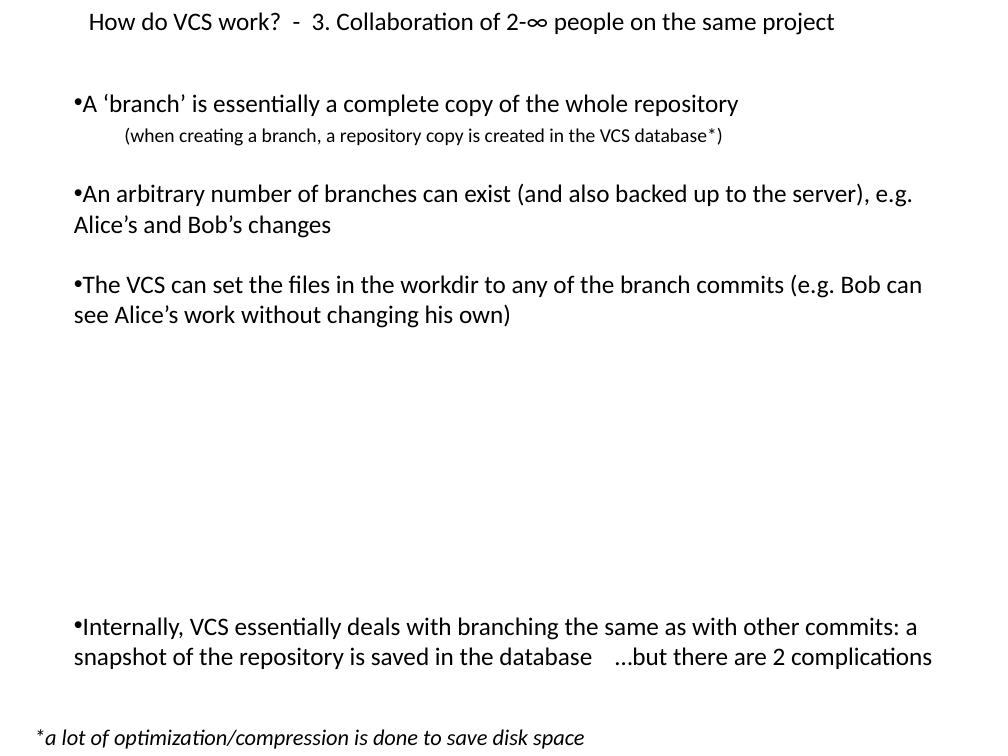
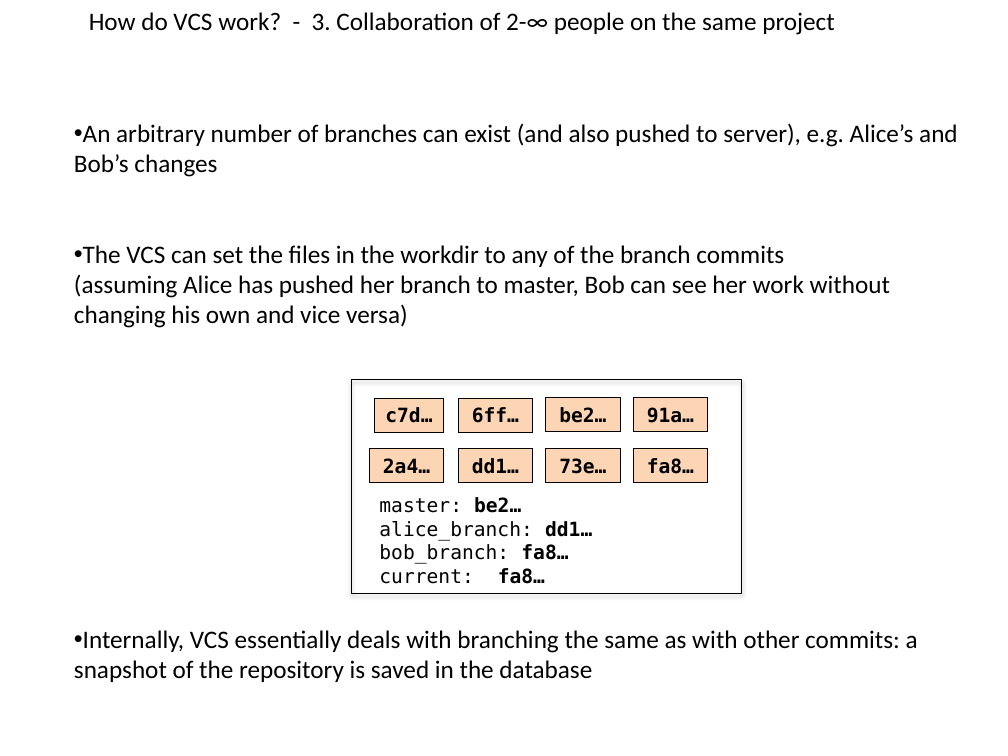
Before and after one commit to flosopher/gittalk, a slide deck: slide 12 of git_python_kurs.pptx (slide 8 before the commit). Drawn at 1008x756 pixels with LibreOffice and Linux fonts; fonts in the diff are those of the drawing. Boxes give left, top, right and bottom in pixels: in the first picture for what was removed or moved away, otherwise in the second. Text is boxed around its words. In the diff, an @@ line names an element or a change of style, - is before the commit and + after.

```diff
--- a/git_python_kurs.pptx
+++ b/git_python_kurs.pptx
@@ text at [74, 123, 958, 328]: text changed @@
-• A ‘branch’ is essentially a complete copy of the whole repository
-  (when creating a branch, a repository copy is created in the VCS database*)
-• An arbitrary number of branches can exist (and also backed up to the server), e.g. Alice’s and Bob’s changes
-• The VCS can set the files in the workdir to any of the branch commits (e.g. Bob can see Alice’s work without changing his own)
+• An arbitrary number of branches can exist (and also pushed to server), e.g. Alice’s and Bob’s changes
+• The VCS can set the files in the workdir to any of the branch commits
+  (assuming Alice has pushed her branch to master, Bob can see her work without changing his own and vice versa)
@@ group added at [352, 380, 742, 594]: 9 rectangles, 1 text @@
+c7d…
+6ff…
+be2…
+2a4…
+dd1…
+73e…
+fa8…
+91a…
+master: be2…
+alice_branch: dd1…
+bob_branch: fa8…
+current: fa8…
@@ text at [74, 630, 918, 682]: text changed @@
-• Internally, VCS essentially deals with branching the same as with other commits: a snapshot of the repository is saved in the database …but there are 2 complications
+• Internally, VCS essentially deals with branching the same as with other commits: a snapshot of the repository is saved in the database
@@ text removed at [34, 729, 584, 749] @@
-*a lot of optimization/compression is done to save disk space
```
Also in this commit, not shown: 7 other slides changed, 7 slides added, 3 slides removed.
